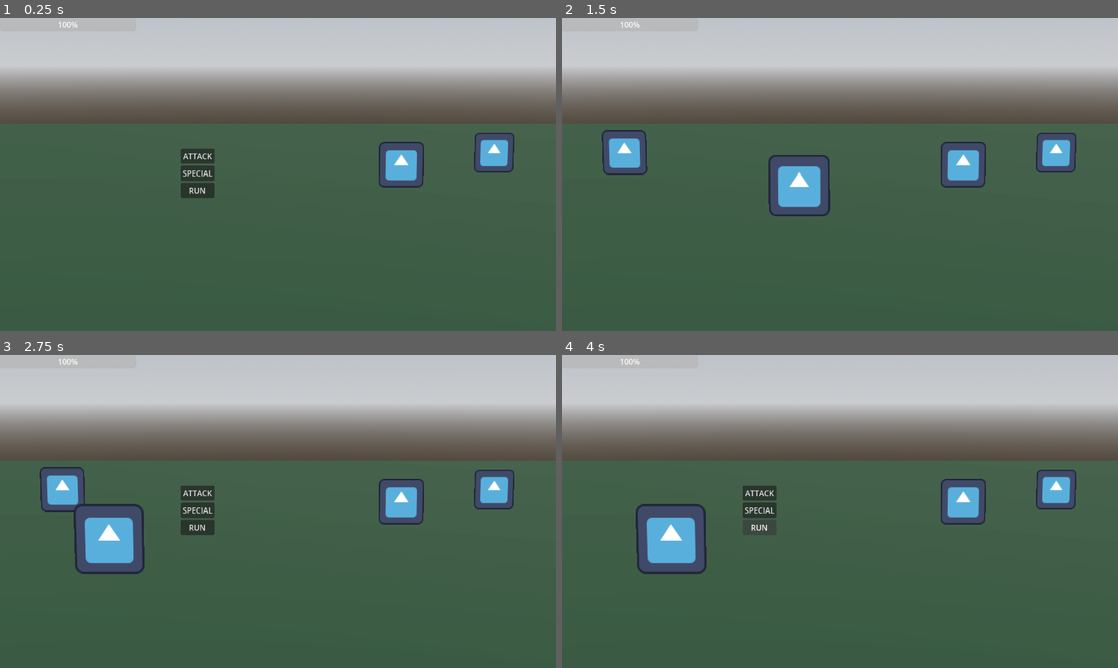
Above: before the commit, frames 1-4 (two rows, left to right).
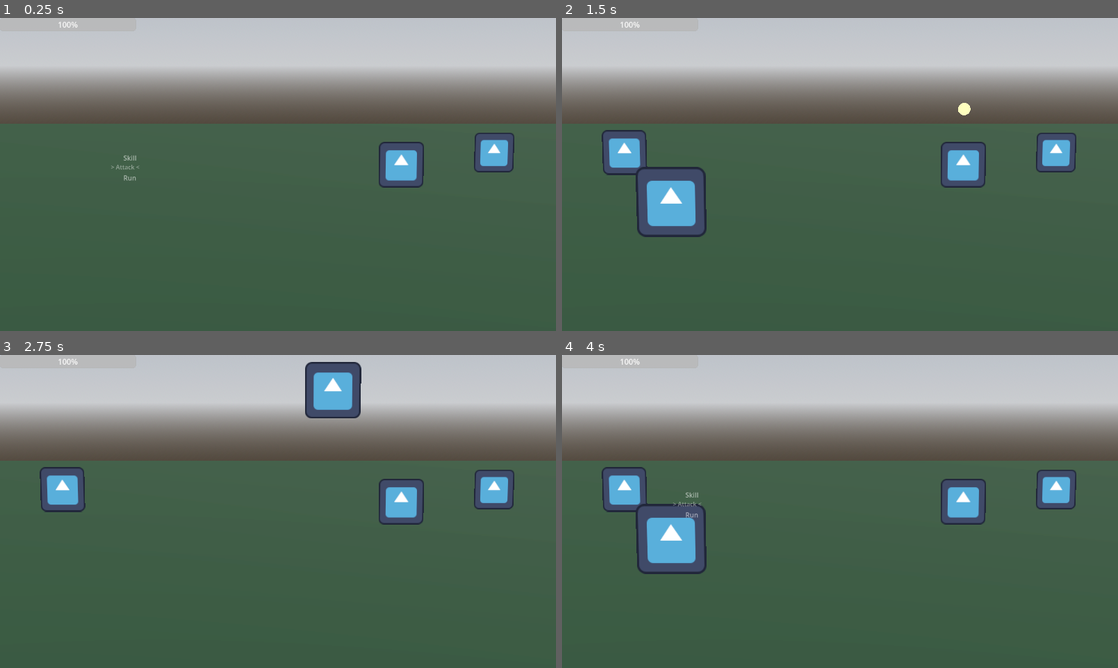
Above: after the commit, the same moments.

Repository: pollution0504/diceGame
Game: Godot game, scene res://Combat/battle_scene.tscn
Same seed, same stepped clock (60 frames per second), same inputs: the game is played once before the commit and once after it. The project has no main scene, so this scene is started directly. The engine's default icon, where the game draws it, is replaced by a stand-in: a white triangle on a blue panel in a dark square.
Inputs (mouse positions are in pixels of both pictures, inside the frame that each line leads up to):
- Up to frame 1 (0.25 s): no input
- Up to frame 2 (1.5 s): click (762, 155) at 0.5 s, where only the run before the commit has a clickable "ATTACK"; tap Enter (ui_accept) at 1.25 s; hold D (right) from 1.28 s (still down); hold Enter (ui_accept) from 1.28 s (still down)
- Up to frame 3 (2.75 s): release D (right) at 2.03 s; release Enter (ui_accept) at 2.03 s; hold S (down, bound only after the commit) from 2.03 s (still down); tap Enter (ui_accept) at 2.1, 2.27, 2.57 s
- Up to frame 4 (4 s): release S (down, bound only after the commit) at 2.75 s; click (762, 511) at 2.75 s, where only the run before the commit has a clickable "SPECIAL"; click (762, 527) at 3.5 s, where only the run before the commit has a clickable "RUN"

The runs differ from the first frame. In frame 1, 0.9% of the frame differs, in the area x 20-39%, y 41-58%; in frame 2, 5.0%; in frame 3, 5.4%, in the area x 13-65%, y 2-70%; in frame 4, 1.7%.

Commit message:
test for Combat Menu

Diff:
--- a/Combat/battle_scene.gd
+++ b/Combat/battle_scene.gd
@@ -62,8 +62,6 @@
 		elif entity is BattleEnemy:
 			enemies.append(entity)
 		add_child(entity)
-
-
 	var i = 1
 	for ally in allies:
 		#do positioning
@@ -89,8 +87,6 @@
 		i += 1
 		e.on_death.connect(enemy_death)
 
-
-
 func start_battle():
 	current_turn = TURNS.ALLIES
 	turn_queue = allies.duplicate() # Add allies here too
@@ -120,7 +116,7 @@
 
 func ally_turn(actor: BattleAlly):
 	print(actor.name," ally turn")
-	actor.combat_menu.show()
+	actor.combat_menu.open()
 	# The menu will trigger _on_attack_decision via signal
 
 func enemy_turn(actor: BattleEnemy):
@@ -136,16 +132,6 @@
 	enemies.remove_at(enemies.find(actor))
 	print("DEATH")
 
-func _on_attack_decision(source_entity : BattleAlly):
-	source_entity.combat_menu.hide()
-	var target_idx = await get_target_selection()
-
-	if target_idx != -1:
-		var target = enemies[target_idx]
-		await source_entity.Attack(target)
-
-	advance_turn()
-
 func get_target_selection() -> int:
 	is_targeting = true
 	selection_index = 0
@@ -174,6 +160,9 @@
 func _update_highlights():
 	_highlight_enemy(selection_index)
 
+## [code]_highlight_enemy(index)[/code] Moves the selection cursor to the enemy at index.
+## If the cursor is already visible, it smoothly tweens to the new position;
+## otherwise it snaps directly and shows it. Does nothing if the target is dead.
 func _highlight_enemy(index):
 	var target = enemies[index]
 	if target.is_alive():
@@ -207,8 +196,20 @@
 		return true
 	return false
 
+func _on_attack_decision(source_entity : BattleAlly):
+	source_entity.combat_menu.close()
+	var target_idx = await get_target_selection()
+
+	if target_idx != -1:
+		var target = enemies[target_idx]
+		await source_entity.Attack(target)
+
+	advance_turn()
+
 func _on_run_decision(source_entity : BattleEntity):
-	await source_entity.PlayRunAnimation()
+	source_entity.combat_menu.close()
+	for a in allies:
+		await a.PlayRunAnimation()
 	end_battle()
 
 func end_battle():
--- a/Combat/combat_menu.gd
+++ b/Combat/combat_menu.gd
@@ -4,11 +4,142 @@
 @export var entity : BattleEntity
 
 signal attack_pressed(BattleEntity)
+signal skill_pressed(BattleEntity)
 signal run_pressed(BattleEntity)
 
-func _on_attack_pressed() -> void:
-	attack_pressed.emit(entity)
+@onready var option_holder := $OptionHolder
+@onready var labels := [
+	$OptionHolder/AttackLabel,
+	$OptionHolder/SkillLabel,
+	$OptionHolder/RunLabel
+]
+
+var options := ["Attack", "Skill", "Run"]
+var selected_option := 0
+# is the menu showing
+var is_active := false
+
+var wheel_tween : Tween
+
+const RADIUS_X := 70.0
+const RADIUS_Y := 42.0
+const ANGLE_STEP := 0.9
+const BASE_ANGLE := -PI / 2.0
+const SELECTED_SCALE := 1.25
+const NORMAL_SCALE := 0.92
+const FAR_SCALE := 0.78
+const TWEEN_TIME := 0.14
 
 
-func _on_run_pressed():
-	run_pressed.emit(entity)
+
+func _ready() -> void:
+	hide()
+	update_visuals()
+
+# i figured out how to do the subtext function thingy
+## Opens the Combat Menu
+func open():
+	selected_option = 0
+	is_active = true
+	show()
+	update_visuals()
+
+## Closes the Combat Menu
+func close():
+	is_active = false
+	hide()
+
+# Goes Up and Down on the Menu
+func _unhandled_input(event):
+	if not is_active:
+		return
+	if event.is_action_pressed("down"):
+		selected_option = (selected_option + 1) % options.size()
+		print(options[selected_option])
+		# no clue what this does lowkey
+		update_visuals()
+		get_viewport().set_input_as_handled()
+
+	elif event.is_action_pressed("up"):
+		selected_option = (selected_option - 1 + options.size()) % options.size()
+		print(options[selected_option])
+		update_visuals()
+		get_viewport().set_input_as_handled()
+
+	elif event.is_action_pressed("ui_accept"):
+		confirm_selection()
+		get_viewport().set_input_as_handled()
+
+func confirm_selection():
+	# lowkey fire
+	match options[selected_option]:
+		"Attack":
+			attack_pressed.emit(entity)
+		"Skill":
+			skill_pressed.emit(entity)
+		"Run":
+			run_pressed.emit(entity)
+
+#func update_visuals():
+	#for i in range(labels.size()):
+		#var label = labels[i]
+#
+		#if i == selected_option:
+			#label.text = "> " + options[i] + " <"
+			#label.scale = Vector2(1.2, 1.2)
+			#label.modulate = Color(1, 1, 0) # yellow
+		#else:
+			#label.text = options[i]
+			#label.scale = Vector2(1, 1)
+			#label.modulate = Color(1, 1, 1)
+func update_visuals(instant := false) -> void:
+	if wheel_tween:
+		wheel_tween.kill()
+
+	if not instant:
+		wheel_tween = create_tween()
+		wheel_tween.set_parallel(true)
+
+	for i in range(labels.size()):
+		var node = labels[i]
+		node.text = options[i]
+
+		var offset: int = i - selected_option
+
+		# Wrap first
+		if offset > labels.size() / 2:
+			offset -= options.size()
+		elif offset < -labels.size() / 2:
+			offset += options.size()
+
+		# THEN calculate angle
+		var angle: float = BASE_ANGLE + offset * ANGLE_STEP
+
+		var target_position: Vector2 = Vector2(
+			sin(angle) * RADIUS_X,   # sin for X = subtle horizontal sway
+			-cos(angle) * RADIUS_Y * 0.6  # cos for Y = primary vertical movement
+		)
+		var depth: float = (sin(angle) + 1.0) / 2.0
+
+		var target_scale_value: float = lerp(FAR_SCALE, SELECTED_SCALE, depth)
+		if offset != 0:
+			target_scale_value = min(target_scale_value, NORMAL_SCALE)
+
+		var target_scale: Vector2 = Vector2.ONE * target_scale_value
+
+		var target_modulate: Color = Color.WHITE
+		target_modulate.a = lerp(0.45, 1.0, depth)
+
+		if offset == 0:
+			node.text = "> " + options[i] + " <"
+
+		node.z_index = 10 if offset == 0 else 0
+
+		if instant:
+			node.position = target_position
+			node.scale = target_scale
+			node.modulate = target_modulate
+		else:
+			wheel_tween.tween_property(node, "position", target_position, TWEEN_TIME)
+			wheel_tween.tween_property(node, "scale", target_scale, TWEEN_TIME)
+			wheel_tween.tween_property(node, "modulate", target_modulate, TWEEN_TIME)
--- a/Combat/combat_menu.tscn
+++ b/Combat/combat_menu.tscn
@@ -1,6 +1,12 @@
 [gd_scene format=3 uid="uid://dgjar6b8g0n50"]
 
 [ext_resource type="Script" uid="uid://d4euuubm201l8" path="res://Combat/combat_menu.gd" id="1_2bcnp"]
+
+[sub_resource type="StyleBoxEmpty" id="StyleBoxEmpty_2bcnp"]
+
+[sub_resource type="StyleBoxEmpty" id="StyleBoxEmpty_lmj7a"]
+
+[sub_resource type="StyleBoxEmpty" id="StyleBoxEmpty_ejhj4"]
 
 [node name="CombatMenu" type="Control" unique_id=953059002]
 layout_mode = 3
@@ -11,25 +17,30 @@
 grow_vertical = 2
 script = ExtResource("1_2bcnp")
 
-[node name="VBoxContainer" type="VBoxContainer" parent="." unique_id=1570819330]
+[node name="OptionHolder" type="Control" parent="." unique_id=1511333642]
+anchors_preset = 0
+offset_left = 300.0
+offset_top = 300.0
+offset_right = 340.0
+offset_bottom = 339.99982
+
+[node name="AttackLabel" type="Label" parent="OptionHolder" unique_id=439881438]
 layout_mode = 0
-offset_left = 375.0
-offset_top = 271.0
-offset_right = 445.0
-offset_bottom = 372.0
+offset_right = 70.0
+offset_bottom = 23.0
+theme_override_styles/normal = SubResource("StyleBoxEmpty_2bcnp")
+text = "ATTACK"
 
-[node name="Attack" type="Button" parent="VBoxContainer" unique_id=531509168]
-layout_mode = 2
-text = "ATTACK
-"
-
-[node name="Special" type="Button" parent="VBoxContainer" unique_id=2073946089]
-layout_mode = 2
+[node name="SkillLabel" type="Label" parent="OptionHolder" unique_id=1794168313]
+layout_mode = 0
+offset_right = 70.0
+offset_bottom = 23.0
+theme_override_styles/normal = SubResource("StyleBoxEmpty_lmj7a")
 text = "SPECIAL"
 
-[node name="Run" type="Button" parent="VBoxContainer" unique_id=1278193742]
-layout_mode = 2
+[node name="RunLabel" type="Label" parent="OptionHolder" unique_id=306080140]
+layout_mode = 0
+offset_right = 70.0
+offset_bottom = 23.0
+theme_override_styles/normal = SubResource("StyleBoxEmpty_ejhj4")
 text = "RUN"
-
-[connection signal="pressed" from="VBoxContainer/Attack" to="." method="_on_attack_pressed"]
-[connection signal="pressed" from="VBoxContainer/Run" to="." method="_on_run_pressed"]
--- a/project.godot
+++ b/project.godot
@@ -37,6 +37,18 @@
 "events": [Object(InputEventKey,"resource_local_to_scene":false,"resource_name":"","device":-1,"window_id":0,"alt_press …(195 unchanged characters)…
 ]
 }
+down={
+"deadzone": 0.2,
+"events": [Object(InputEventKey,"resource_local_to_scene":false,"resource_name":"","device":-1,"window_id":0,"alt_pressed":false,"shift_pressed":false,"ctrl_pressed":false,"meta_pressed":false,"pressed":false,"keycode":0,"physical_keycode":83,"key_label":0,"unicode":115,"location":0,"echo":false,"script":null)
+, Object(InputEventKey,"resource_local_to_scene":false,"resource_name":"","device":-1,"window_id":0,"alt_pressed":false,"shift_pressed":false,"ctrl_pressed":false,"meta_pressed":false,"pressed":false,"keycode":0,"physical_keycode":4194322,"key_label":0,"unicode":0,"location":0,"echo":false,"script":null)
+]
+}
+up={
+"deadzone": 0.2,
+"events": [Object(InputEventKey,"resource_local_to_scene":false,"resource_name":"","device":-1,"window_id":0,"alt_pressed":false,"shift_pressed":false,"ctrl_pressed":false,"meta_pressed":false,"pressed":false,"keycode":0,"physical_keycode":87,"key_label":0,"unicode":119,"location":0,"echo":false,"script":null)
+, Object(InputEventKey,"resource_local_to_scene":false,"resource_name":"","device":-1,"window_id":0,"alt_pressed":false,"shift_pressed":false,"ctrl_pressed":false,"meta_pressed":false,"pressed":false,"keycode":0,"physical_keycode":4194320,"key_label":0,"unicode":0,"location":0,"echo":false,"script":null)
+]
+}
 
 [physics]
 
